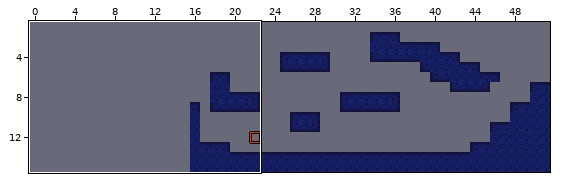
Level history. LDtk project: assets/tile-based-game.ldtk. The picture above shows the old version from afar; the outline marks the close-up.
Close-up. Before:
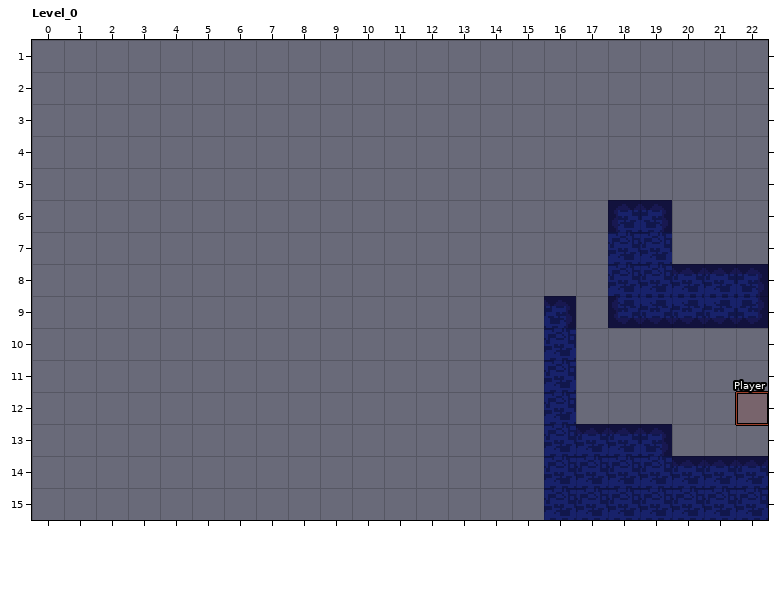
Cells are 16x16 px. Shown: Level_0 x 0..22, y 1..15. The old version is drawn lined up with the new one.
And afterwards:
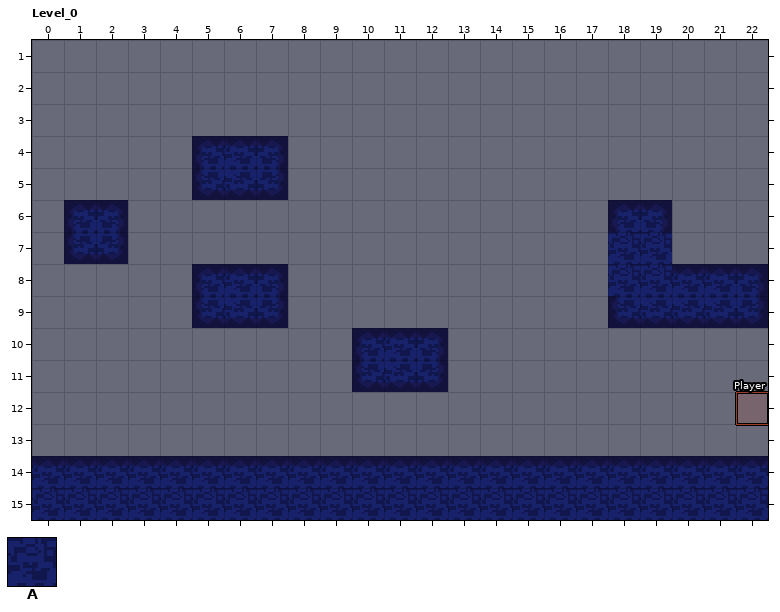
Key: from "Walls": A 1 "Wall".
_ is an empty cell.
The exact change:
map size 36x16 -> 52x16 cells (old content now starts at 16,0; both pictures use the new coordinates)
Layer "Walls":
y 4..5: x 5..7 ___ -> AAA
y 6..7: x 1..2 __ -> AA
y 8: x 5..7 ___ -> AAA
y 9: x 5..7 ___ -> AAA; x 16 A -> _
y 10..11: x 10..12 ___ -> AAA; x 16 A -> _
y 12: x 16 A -> _
y 13: x 16..19 AAAA -> ____
y 14..15: x 0..15 ________________ -> AAAAAAAAAAAAAAAA
